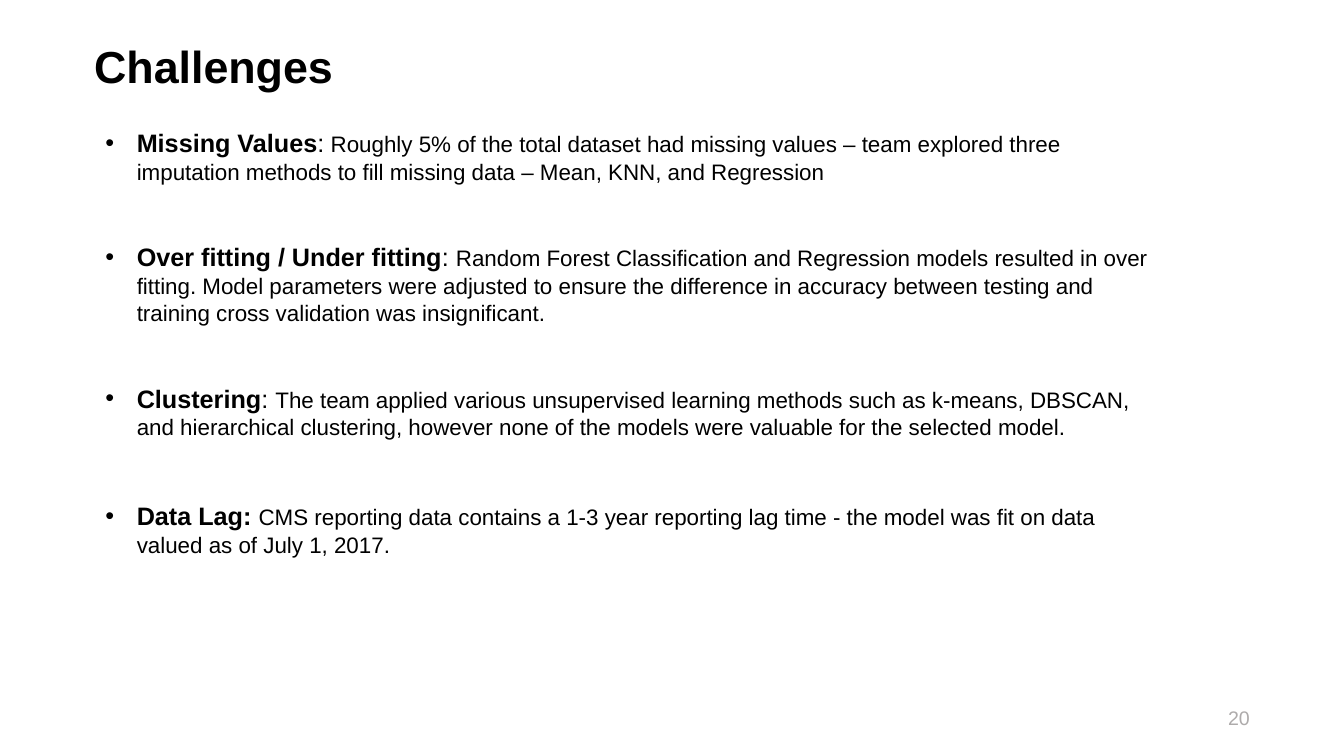
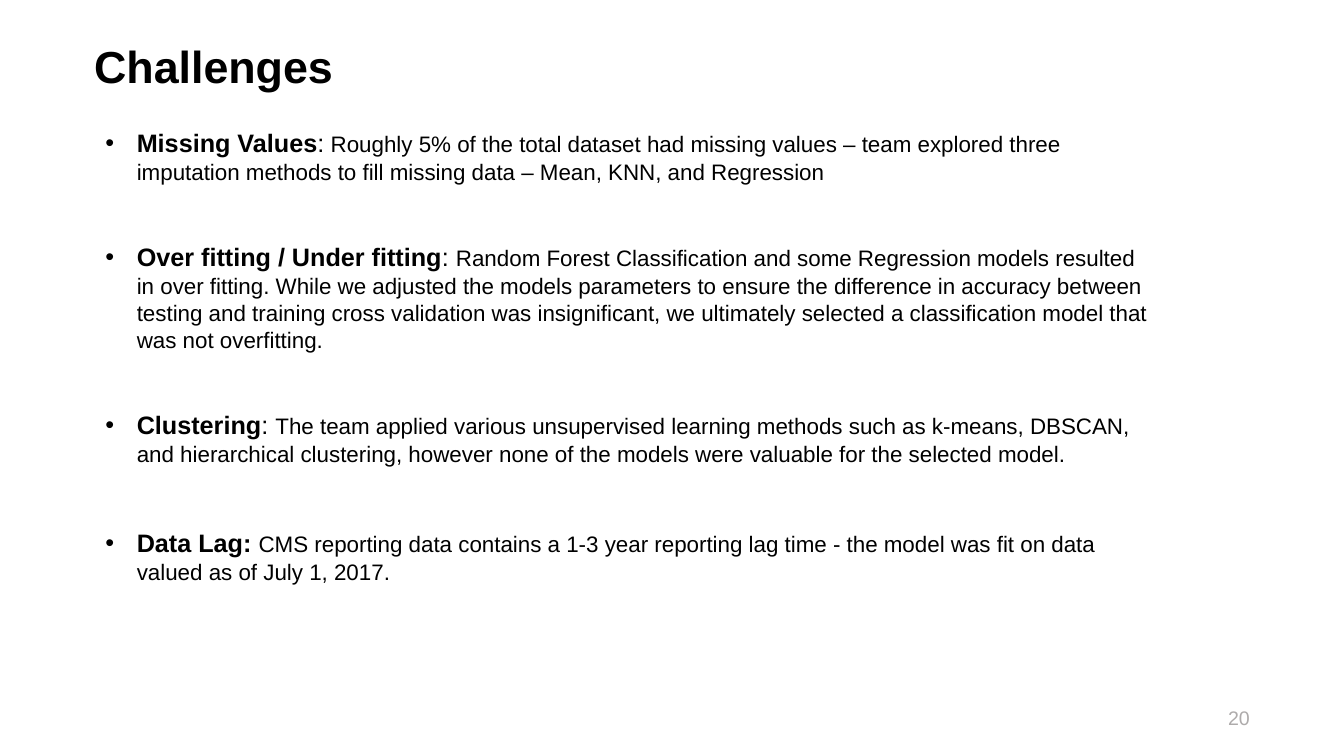
Before and after one commit to maringow/DataMiningGroupProject, a slide deck: slide 21 of Data Mining_Final Project_Hospital Rating_FINAL.pptx. Drawn at 1344x756 pixels with LibreOffice and Linux fonts; fonts in the diff are those of the drawing; background and template pictures are left out. Boxes give left, top, right and bottom in pixels: in the first picture for what was removed or moved away, otherwise in the second. Text is boxed around its words. In the diff, an @@ line names an element or a change of style, - is before the commit and + after.

```diff
--- a/Data Mining_Final Project_Hospital Rating_FINAL.pptx
+++ b/Data Mining_Final Project_Hospital Rating_FINAL.pptx
@@ text at [137,247,1146,353]: text changed @@
-• Over fitting / Under fitting: Random Forest Classification and Regression models resulted in over fitting. Model parameters were adjusted to ensure the difference in accuracy between testing and training cross validation was insignificant.
+• Over fitting / Under fitting: Random Forest Classification and some Regression models resulted in over fitting. While we adjusted the models parameters to ensure the difference in accuracy between testing and training cross validation was insignificant, we ultimately selected a classification model that was not overfitting.
```
Also in this commit, not shown: 3 other slides changed.
